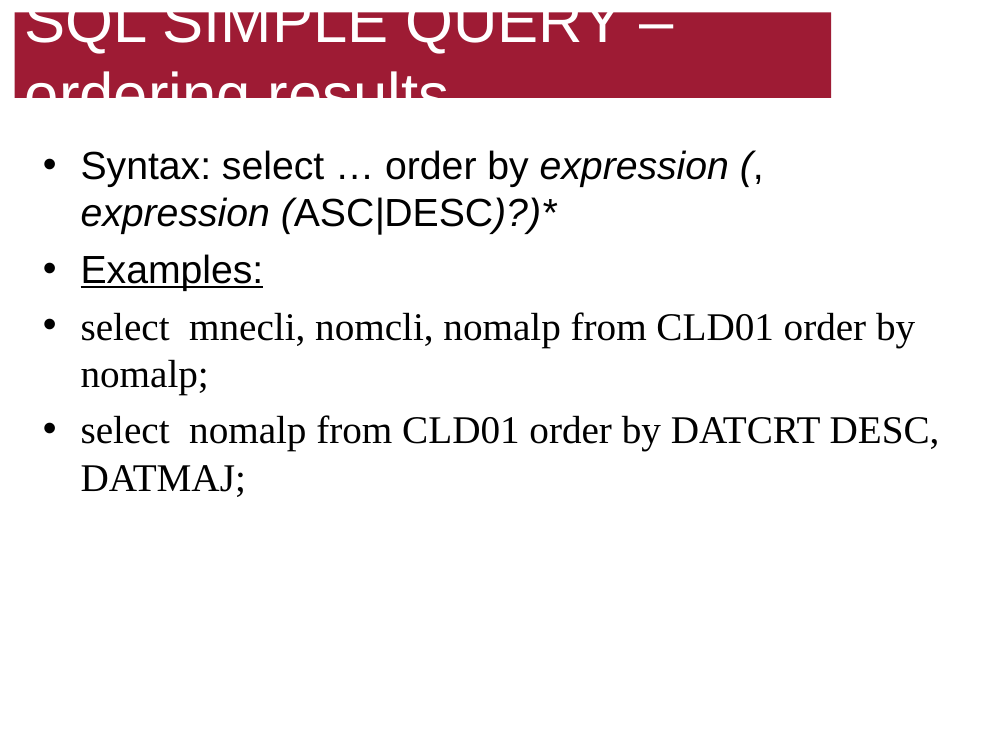
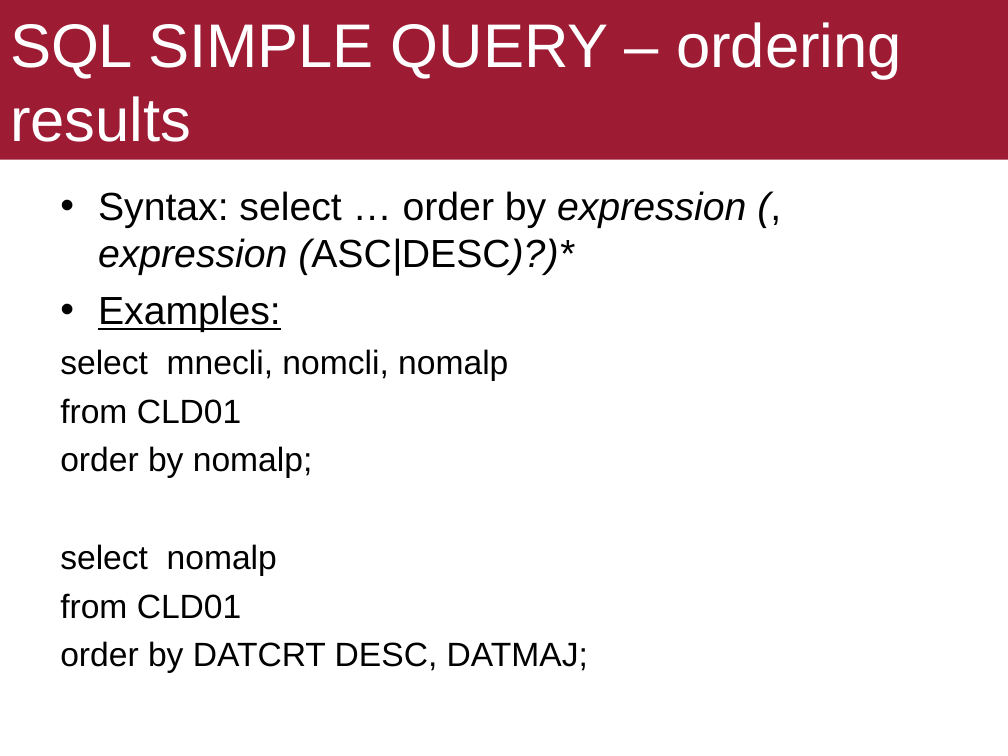
Before and after one commit to ekof-dss/teaching-samples-2021-22, a slide deck: slide 20 of presentations/05-02-sql.ppt (slide 25 before the commit). Drawn at 1008x756 pixels with LibreOffice and Linux fonts; fonts in the diff are those of the drawing. Boxes give left, top, right and bottom in pixels: in the first picture for what was removed or moved away, otherwise in the second. Text is boxed around its words. In the diff, an @@ line names an element or a change of style, - is before the commit and + after.

```diff
--- a/presentations/05-02-sql.ppt
+++ b/presentations/05-02-sql.ppt
@@ title "SQL SIMPLE QUERY – ordering ...": place and size @@
-title "SQL SIMPLE QUERY – ordering ..." at (15,12,832,98)
+title "SQL SIMPLE QUERY – ordering ..." at (0,0,1008,159)
@@ text "Syntax: select … order by ...": place and size @@
-text "Syntax: select … order by ..." at (81,150,940,497)
+text "Syntax: select … order by ..." at (60,191,746,673)
@@ text at (60,349,588,673): text changed; size 28 to 24 pt; font Times New Roman to Arial @@
-• select mnecli, nomcli, nomalp from CLD01 order by nomalp;
-• select nomalp from CLD01 order by DATCRT DESC, DATMAJ;
+select mnecli, nomcli, nomalp
+from CLD01
+order by nomalp;
+select nomalp
+from CLD01
+order by DATCRT DESC, DATMAJ;
```
Also in this commit, not shown: 50 other slides changed, 1 slide added, 31 slides removed, 4 other files.
